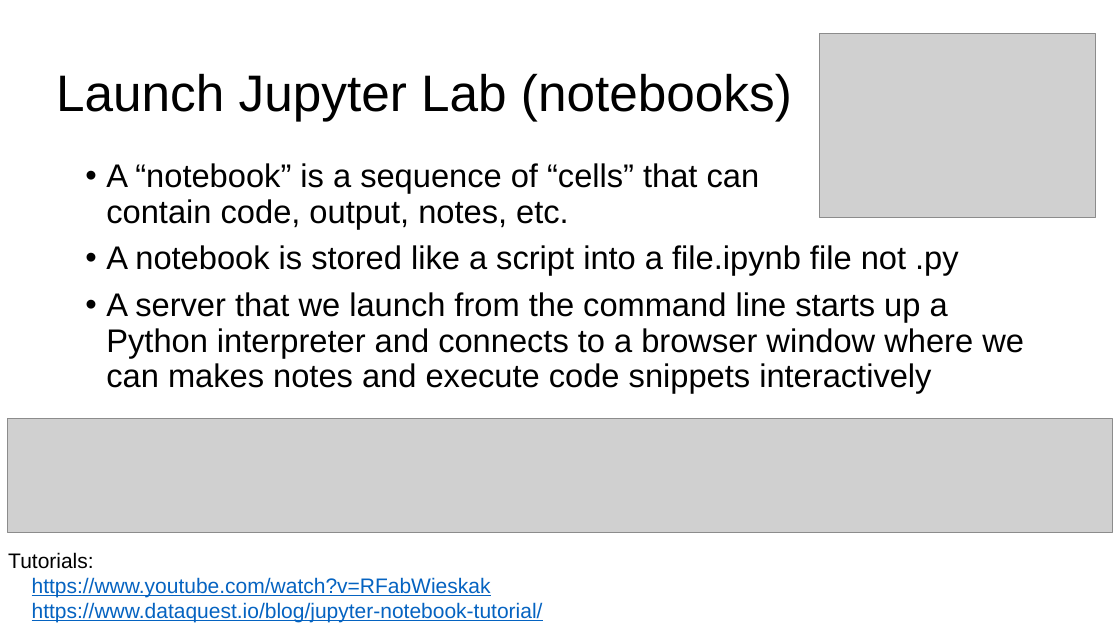
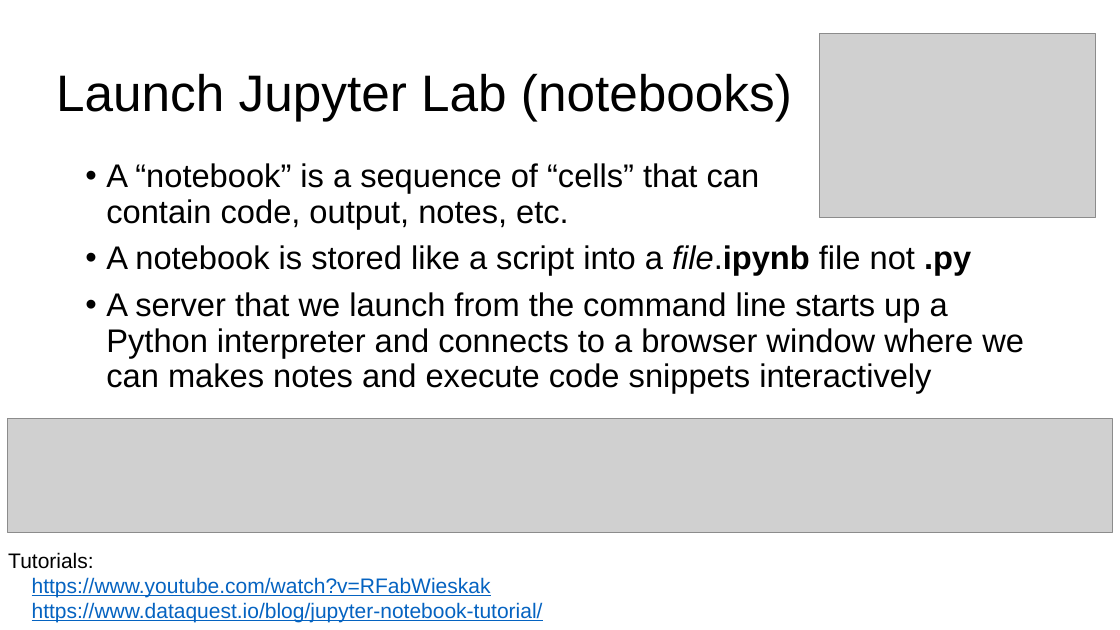
Before and after one commit to parrt/msds501, a slide deck: slide 23 of slides/terminal.pptx. Drawn at 1120x630 pixels with LibreOffice and Linux fonts; fonts in the diff are those of the drawing; grey boxes stand for pictures; background and template pictures are left out. Boxes give left, top, right and bottom in pixels: in the first picture for what was removed or moved away, otherwise in the second. Text is boxed around its words. In the diff, an @@ line names an element or a change of style, - is before the commit and + after.

```diff
--- a/slides/terminal.pptx
+++ b/slides/terminal.pptx
@@ text at (106,245,971,275): bold on in "file.ipynb .py"; italic on in "file.ipynb" @@
```
Also in this commit, not shown: 7 other slides changed, 4 other files.
